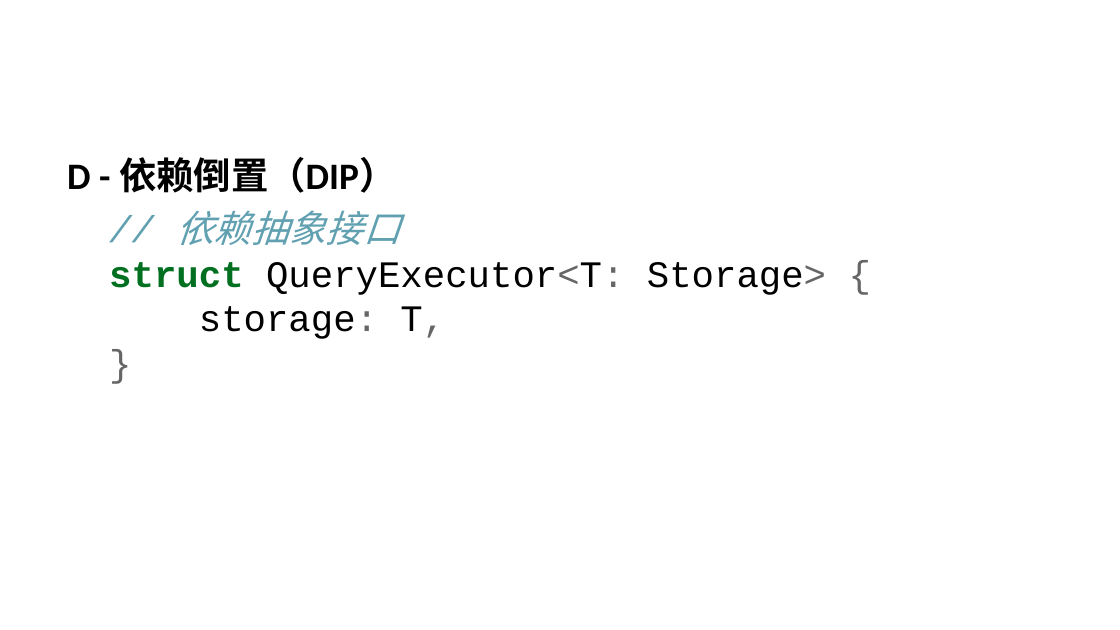
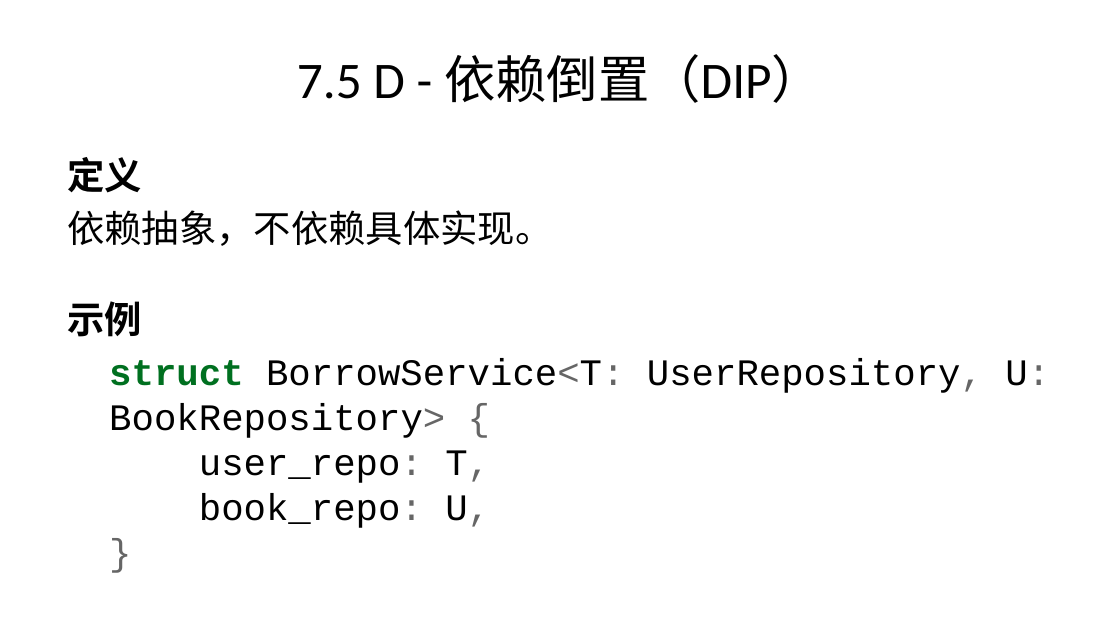
Before and after one commit to yinglichina8848/sqlrustgo, a slide deck: slide 47 of docs/教学计划/PPT/第3讲-面向对象分析设计与实现.pptx (slide 19 before the commit). Drawn at 1120x630 pixels with LibreOffice and Linux fonts; fonts in the diff are those of the drawing. Boxes give left, top, right and bottom in pixels: in the first picture for what was removed or moved away, otherwise in the second. Text is boxed around its words. In the diff, an @@ line names an element or a change of style, - is before the commit and + after.

```diff
--- a/docs/教学计划/PPT/第3讲-面向对象分析设计与实现.pptx
+++ b/docs/教学计划/PPT/第3讲-面向对象分析设计与实现.pptx
@@ title added at <box>297,54,823,103</box>, 33 pt, text #000000 @@
+7.5 D - 依赖倒置（DIP）
@@ text at <box>67,157,1050,528</box>: text changed @@
-D - 依赖倒置（DIP）
-// 依赖抽象接口
-struct QueryExecutor<T: Storage> {
-storage: T,
-}
+定义
+依赖抽象，不依赖具体实现。
+示例
+struct BorrowService<T: UserRepository, U: BookRepository> {
+user_repo: T,
+book_repo: U,
+}
```
Also in this commit, not shown: 17 other slides changed, 34 slides added, 13 slides removed.
